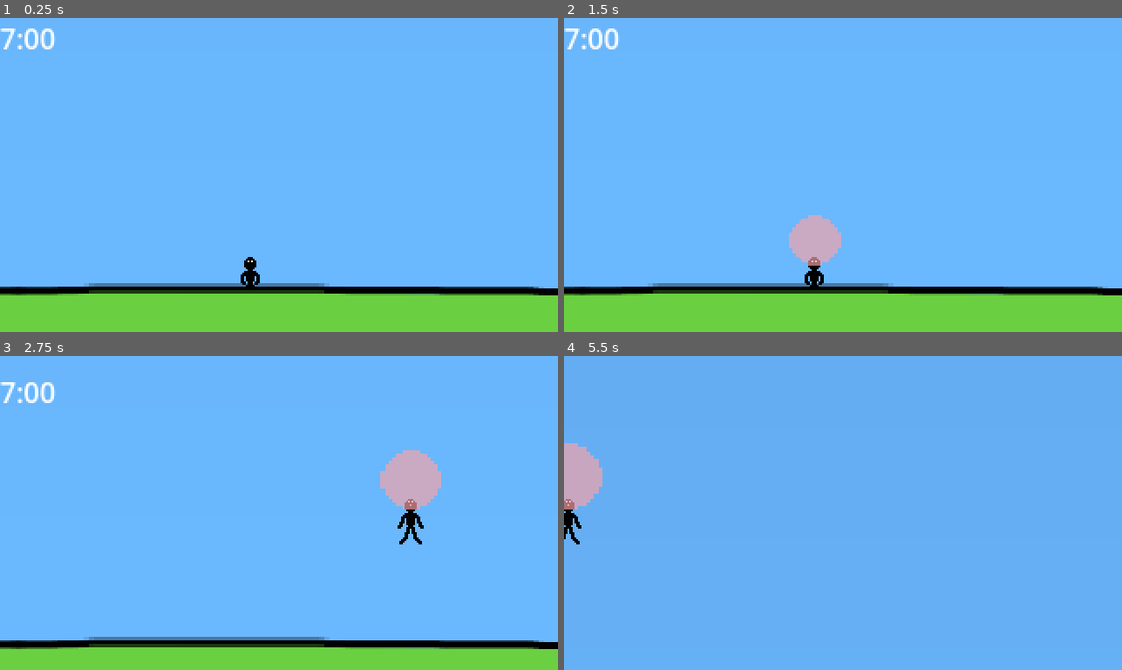
Above: before the commit, frames 1-4 (two rows, left to right).
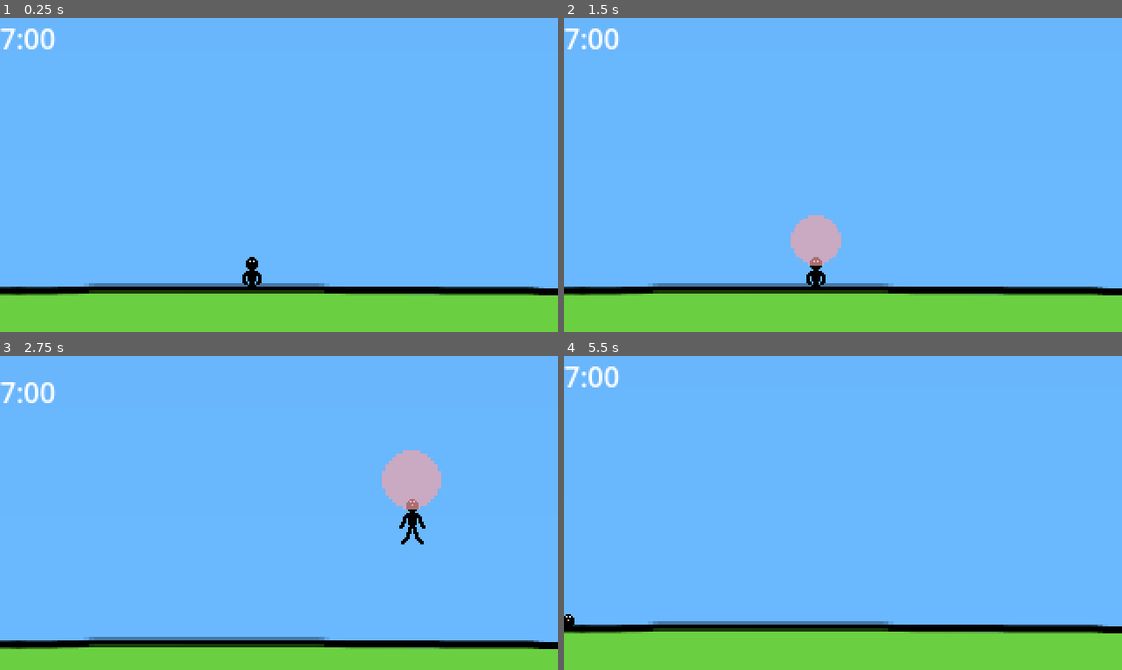
Above: after the commit, the same moments.

Repository: eagle-eye-scouter/GGJ_BubbleBlowing
Game: Godot game, scene res://scenes/scroll_world.tscn
Two runs of this game, one before a commit and one after it. Both use one fixed random seed, a clock stepped at 60 frames per second and the inputs below.
Inputs:
- Up to frame 1 (0.25 s): no input
- Up to frame 2 (1.5 s): tap Enter (ui_accept) at 0.5, 0.77 s; hold D (player_right) 0.53-1.28 s; hold Space (player_breath) 0.53-1.28 s; hold S (player_down) from 1.28 s (still down); tap Space (player_breath) at 1.35 s
- Up to frame 3 (2.75 s): tap Enter (ui_accept) at 1.52 s; release S (player_down) at 2.03 s; hold D (player_right) from 2.03 s (still down); hold Space (player_breath) from 2.03 s (still down)
- Up to frame 4 (5.5 s): release D (player_right) at 2.78 s; release Space (player_breath) at 2.78 s; hold Up (ui_up) 2.78-3.53 s; tap Space (player_breath) at 2.85, 4.35 s; tap Enter (ui_accept) at 3.02, 3.77, 4.52 s; hold Space (player_breath) 3.53-4.28 s; hold A (player_left) 3.53-5.03 s; hold S (player_down) from 5.03 s (still down); hold Space (player_breath) from 5.03 s (still down)

The runs differ from the first frame. In frame 1, 0.1% of the frame differs, in the area x 43-47%, y 76-86%; in frame 2, 0.2%; in frame 3, 0.2%; in frame 4, 17%, in the area x 0-100%, y 3-100%.

Commit message:
Add second bird formation

Diff:
--- a/scenes/scroll_world.tscn
+++ b/scenes/scroll_world.tscn
@@ -13,6 +13,9 @@
 
 [sub_resource type="GradientTexture1D" id="GradientTexture1D_p6wtx"]
 gradient = SubResource("Gradient_p0pkq")
+
+[sub_resource type="RectangleShape2D" id="RectangleShape2D_06o81"]
+size = Vector2(27.057, 20)
 
 [sub_resource type="RectangleShape2D" id="RectangleShape2D_qts6x"]
 size = Vector2(202, 1554.75)
@@ -44,7 +47,7 @@
 texture = SubResource("GradientTexture1D_p6wtx")
 
 [node name="Player" parent="." instance=ExtResource("2_wuabt")]
-position = Vector2(144, 136)
+position = Vector2(144.5, 136)
 
 [node name="Camera2D" type="Camera2D" parent="Player"]
 limit_left = 0
@@ -85,6 +88,42 @@
 [node name="Bird5" parent="Dynamic/Spawner1/Fleet" index="4" instance=ExtResource("5_q1vn8")]
 position = Vector2(15, -35)
 
+[node name="Spawner2" parent="Dynamic" instance=ExtResource("4_ptieh")]
+position = Vector2(59, -212)
+
+[node name="Trigger" parent="Dynamic/Spawner2" index="0"]
+position = Vector2(152, 6)
+scale = Vector2(12.64, 1)
+
+[node name="Collider" parent="Dynamic/Spawner2/Trigger" index="0"]
+position = Vector2(-4.35126, -3)
+shape = SubResource("RectangleShape2D_06o81")
+
+[node name="Bird" parent="Dynamic/Spawner2/Fleet" index="0" instance=ExtResource("5_q1vn8")]
+position = Vector2(89, -63)
+scale = Vector2(1, 1)
+direction = Vector2(-1, 0)
+
+[node name="Bird2" parent="Dynamic/Spawner2/Fleet" index="1" instance=ExtResource("5_q1vn8")]
+position = Vector2(120, -48)
+scale = Vector2(1, 1)
+direction = Vector2(-1, 0)
+
+[node name="Bird3" parent="Dynamic/Spawner2/Fleet" index="2" instance=ExtResource("5_q1vn8")]
+position = Vector2(123, -77)
+scale = Vector2(1, 1)
+direction = Vector2(-1, 0)
+
+[node name="Bird4" parent="Dynamic/Spawner2/Fleet" index="3" instance=ExtResource("5_q1vn8")]
+position = Vector2(158, -42)
+scale = Vector2(1, 1)
+direction = Vector2(-1, 0)
+
+[node name="Bird5" parent="Dynamic/Spawner2/Fleet" index="4" instance=ExtResource("5_q1vn8")]
+position = Vector2(160, -88)
+scale = Vector2(1, 1)
+direction = Vector2(-1, 0)
+
 [node name="Fixed" type="Node2D" parent="."]
 
 [node name="LeftWall" type="StaticBody2D" parent="Fixed"]
@@ -122,3 +161,4 @@
 text = "7:00"
 
 [editable path="Dynamic/Spawner1"]
+[editable path="Dynamic/Spawner2"]
--- a/scenes/spawner.tscn
+++ b/scenes/spawner.tscn
@@ -3,6 +3,7 @@
 [ext_resource type="Script" path="res://scripts/spawner.gd" id="1_qvk1o"]
 
 [sub_resource type="RectangleShape2D" id="RectangleShape2D_5yjb1"]
+size = Vector2(27.057, 20)
 
 [node name="Spawner" type="Marker2D"]
 script = ExtResource("1_qvk1o")
--- a/scripts/obstacle.gd
+++ b/scripts/obstacle.gd
@@ -17,6 +17,7 @@
 func _ready() -> void:
 	hurtbox.area_entered.connect(_on_area_entered)
 	starting_position = global_position
+
 
 
 # Called every frame. 'delta' is the elapsed time since the previous frame.
Not shown: 1 places in scenes/scroll_world.tscn that only renumber resources
